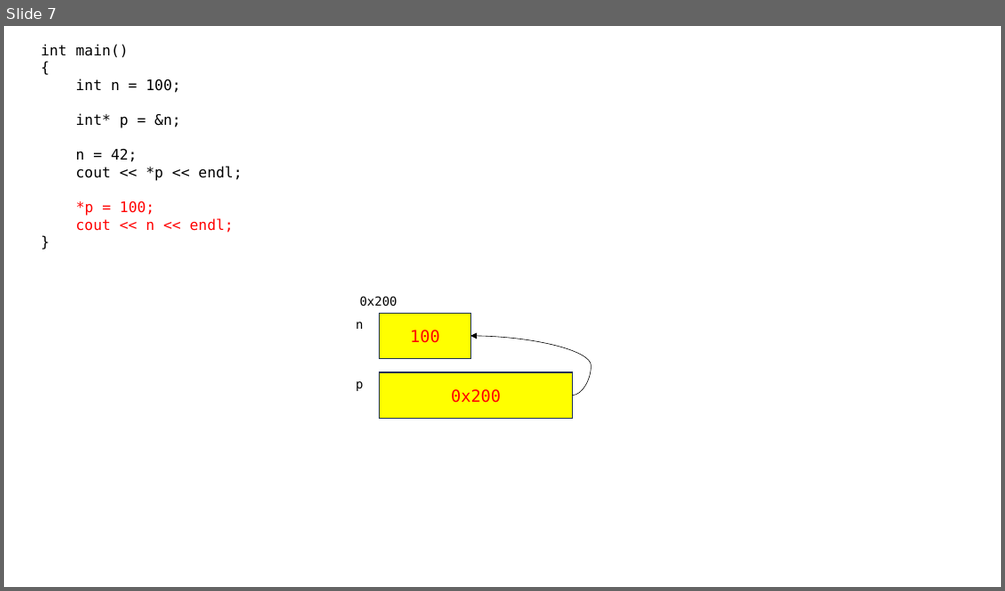
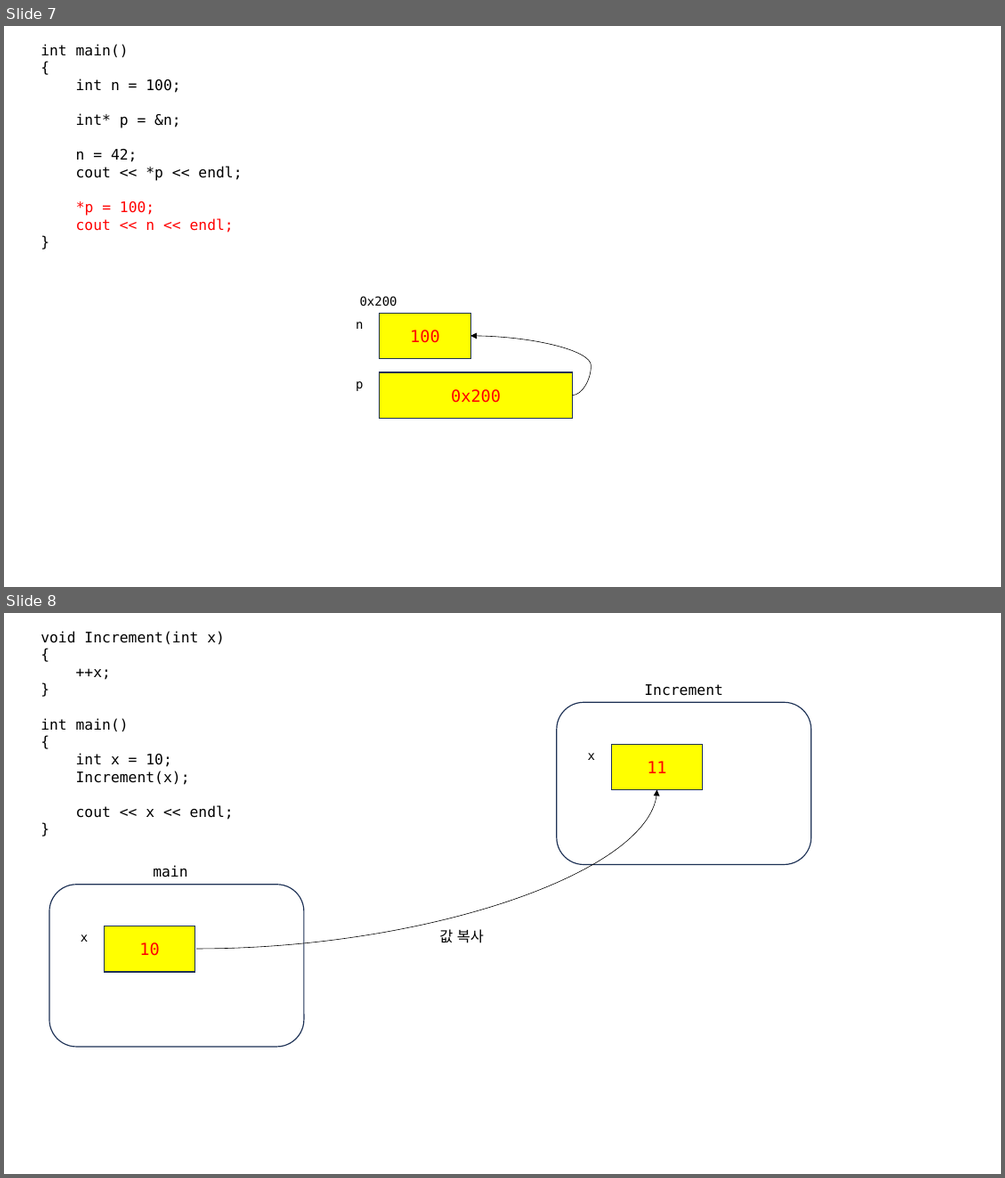
Before and after one commit to joonsungk/cpp_231023, a slide deck: cpp_231023.pptx. Shown one above the other, each under a label of ours: slide 7 before the commit, slides 7 and 8 after it. The pictures are 1005x591 and 1005x1178 pixels, drawn with LibreOffice and Linux fonts; fonts in the diff are those of the drawing. Boxes give left, top, right and bottom in pixels: in the first picture for what was removed or moved away, otherwise in the second. Text is boxed around its words. In the diff, an @@ line names an element or a change of style, - is before the commit and + after.

```diff
--- a/cpp_231023.pptx
+++ b/cpp_231023.pptx
@@ slide 8 added at <box>4,613,1001,1174</box>, background #FFFFFF @@
@@ text added at <box>40,631,234,819</box>, 14 pt, text #000000 @@
+void Increment(int x)
+{
+++x;
+}
+int main()
+{
+int x = 10;
+Increment(x);
+cout << x << endl;
+}
@@ text added at <box>644,684,723,696</box>, 14 pt, text #000000 @@
+Increment
@@ rounded rectangle added at <box>557,702,811,864</box>, fill #FFFFFF, outline #1E3256 1 pt @@
@@ rectangle added at <box>611,744,703,789</box>, fill #FFFF00, outline #1E3256 1 pt, 16 pt, text #FF0000 @@
+11
@@ text added at <box>588,753,595,760</box>, 12 pt, text #000000 @@
+x
@@ curved arrow added from (196, 949) to (657, 789), #000000 0.5 pt @@
@@ text added at <box>153,865,187,877</box>, 14 pt, text #000000 @@
+main
@@ rounded rectangle added at <box>49,884,304,1046</box>, fill #FFFFFF, outline #1E3256 1 pt @@
@@ rectangle added at <box>105,926,195,972</box>, fill #FFFF00, outline #1E3256 1 pt, 16 pt, text #FF0000 @@
+10
@@ text added at <box>439,929,484,943</box>, 14 pt, text #000000 @@
+값 복사
@@ text added at <box>81,934,88,941</box>, 12 pt, text #000000 @@
+x
```
Also in this commit, not shown: 2 other slides added, 1 other file.
